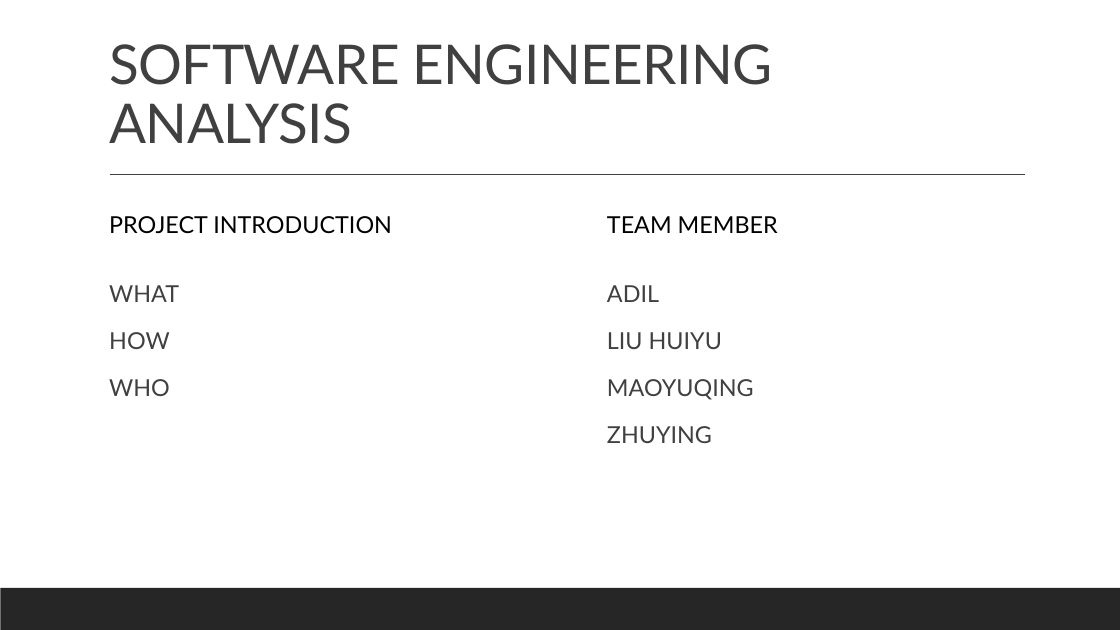
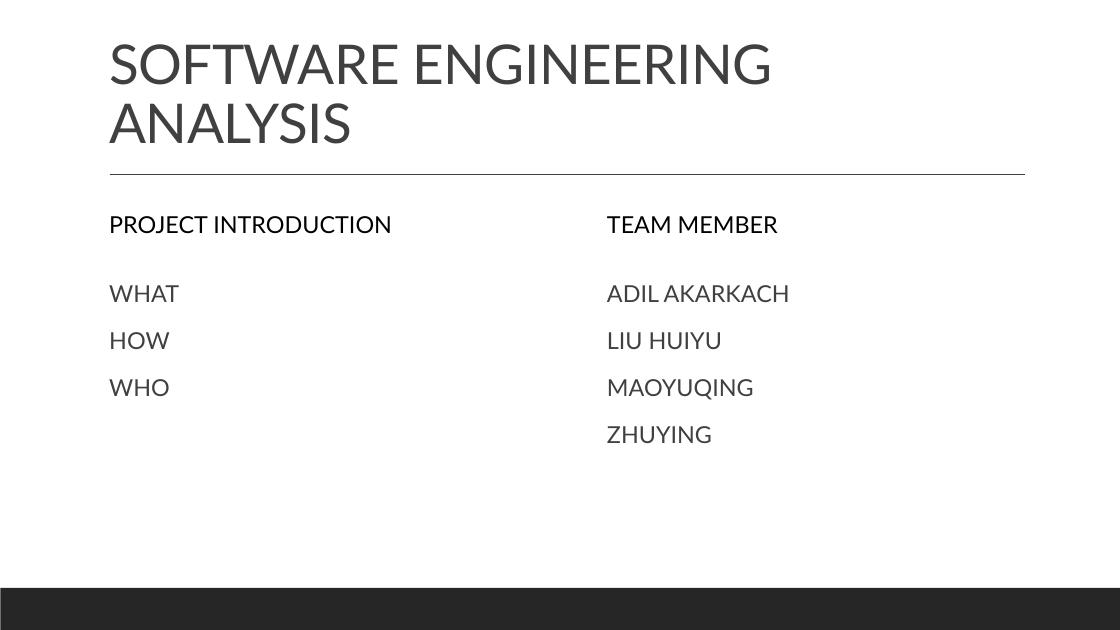
Before and after one commit to zzmaoyuqing/SWA_project, a slide deck: slide 2 of PPT.pptx. Drawn at 1120x630 pixels with LibreOffice and Linux fonts; fonts in the diff are those of the drawing. Boxes give left, top, right and bottom in pixels: in the first picture for what was removed or moved away, otherwise in the second. Text is boxed around its words. In the diff, an @@ line names an element or a change of style, - is before the commit and + after.

```diff
--- a/PPT.pptx
+++ b/PPT.pptx
@@ text at (607, 285, 790, 302): text changed @@
-  ADIL
+  ADIL AKARKACH
```
Also in this commit, not shown: 4 other slides changed, 3 slides removed.
